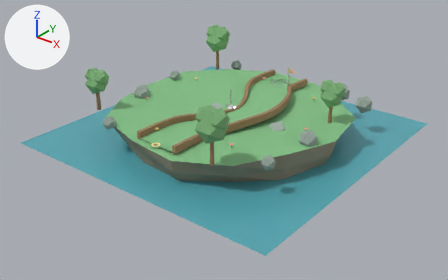
Before and after pictures for a commit that changed the glTF model ui/3d/minigolf/course-03.glb.
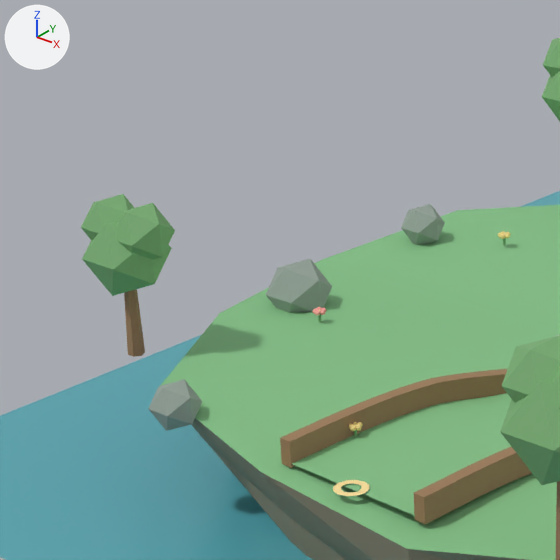
The first picture shows the older version from a 50 mm lens placed at (14.71, -18.84, 10.09), pointed at (0.25, -0.76, -1.12). The close-ups show the older and then the newer version on the part from 14% to 47% of the width and 6% to 58% of the height of that picture. Only the edits that show in the close-ups are written down. The axes (+X, +Y, +Z) are drawn at upper left. The lights are the same throughout.

The first close-up shows 'faceted-canopy.024', 'faceted-canopy.026', 'faceted-canopy.033', 'faceted-canopy.034', 'faceted-rock.016', 'faceted-rock.021', 'island-rock-plinth.002', 'island-turf-edge.002', 'rail-left', 'rail-right', 'surface-grass', 'water-plane.002' and 8 more.
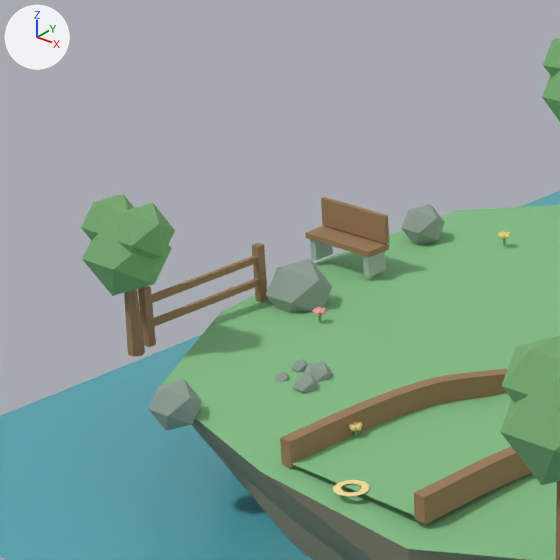
Where the change shows, as pixel boxes [x1, y1, x2, y2] in the close-ups (560 x 560 px):
'deco-bench-back.002', added (brown)
    after: [321, 197, 389, 244]
'deco-bench-seat.002', added (brown)
    after: [305, 226, 389, 257]
'deco-fence-rail.009', added (brown)
    after: [152, 256, 258, 303]
'deco-fence-rail.008', added (brown)
    after: [154, 279, 259, 327]
'deco-fence-post.008', added (brown)
    after: [138, 286, 156, 347]
'deco-fence-post.009', added (brown)
    after: [252, 243, 268, 302]
'deco-bench-leg.005', added
    after: [363, 251, 386, 277]
'deco-pebble.042', added
    after: [303, 361, 334, 382]
'deco-pebble.041', added
    after: [293, 373, 318, 393]
'deco-bench-leg.004', added
    after: [310, 240, 333, 260]
'deco-pebble.043', added
    after: [292, 359, 308, 372]
'deco-pebble.040', added
    after: [274, 371, 290, 382]

Diff of the bpy script that builds the scene:
```diff
--- a/ui/3d/minigolf/course-03.glb.py
+++ b/ui/3d/minigolf/course-03.glb.py
@@ ob_deco_pebble_043 @@
+ob_deco_pebble_043 = bpy.data.objects.new('deco-pebble.043', me_deco_pebble_mesh_043)  # an icosphere of 20 faces spanning x -2.533..-2.363, y -2.802..-2.631, z -0.055..0.115; in mat_minigolf_rock_garden (grey #97a69b)
+ob_deco_pebble_043.location = (0.0, 0.0, 0.0)
@@ ob_deco_pebble_042 @@
+ob_deco_pebble_042 = bpy.data.objects.new('deco-pebble.042', me_deco_pebble_mesh_042)  # an icosphere of 20 faces spanning x -2.329..-2.023, y -2.882..-2.575, z -0.153..0.153; in mat_minigolf_rock_garden (grey #97a69b)
+ob_deco_pebble_042.location = (0.0, 0.0, 0.0)
@@ ob_deco_pebble_041 @@
+ob_deco_pebble_041 = bpy.data.objects.new('deco-pebble.041', me_deco_pebble_mesh_041)  # an icosphere of 20 faces spanning x -2.176..-1.938, y -3.147..-2.909, z -0.089..0.149; in mat_minigolf_rock_garden (grey #97a69b)
+ob_deco_pebble_041.location = (0.0, 0.0, 0.0)
@@ ob_deco_pebble_040 @@
+ob_deco_pebble_040 = bpy.data.objects.new('deco-pebble.040', me_deco_pebble_mesh_040)  # an icosphere of 20 faces spanning x -2.498..-2.328, y -3.111..-2.941, z -0.085..0.085; in mat_minigolf_rock_garden (grey #97a69b)
+ob_deco_pebble_040.location = (0.0, 0.0, 0.0)
@@ ob_deco_fence_rail_009 @@
+ob_deco_fence_rail_009 = bpy.data.objects.new('deco-fence-rail.009', me_deco_fence_rail_mesh_009)  # a box spanning x -4.35..-4.29, y -3.2..-1.5, z 0.44..0.52; in mat_minigolf_wood_garden (brown #9e7c59)
+ob_deco_fence_rail_009.location = (0.0, 0.0, 0.0)
@@ ob_deco_fence_rail_008 @@
+ob_deco_fence_rail_008 = bpy.data.objects.new('deco-fence-rail.008', me_deco_fence_rail_mesh_008)  # a box spanning x -4.35..-4.29, y -3.2..-1.5, z 0.16..0.24; in mat_minigolf_wood_garden (brown #9e7c59)
+ob_deco_fence_rail_008.location = (0.0, 0.0, 0.0)
@@ ob_deco_fence_post_009 @@
+ob_deco_fence_post_009 = bpy.data.objects.new('deco-fence-post.009', me_deco_fence_post_mesh_009)  # a box spanning x -4.37..-4.27, y -1.55..-1.45, z -0.04..0.64; in mat_minigolf_wood_garden (brown #9e7c59)
+ob_deco_fence_post_009.location = (0.0, 0.0, 0.0)
@@ ob_deco_fence_post_008 @@
+ob_deco_fence_post_008 = bpy.data.objects.new('deco-fence-post.008', me_deco_fence_post_mesh_008)  # a box spanning x -4.37..-4.27, y -3.25..-3.15, z -0.04..0.64; in mat_minigolf_wood_garden (brown #9e7c59)
+ob_deco_fence_post_008.location = (0.0, 0.0, 0.0)
@@ ob_deco_bench_seat_002 @@
+ob_deco_bench_seat_002 = bpy.data.objects.new('deco-bench-seat.002', me_deco_bench_seat_mesh_002)  # a box spanning x -4.875..-3.825, y -0.22..0.12, z 0.225..0.295; in mat_minigolf_wood_garden (brown #9e7c59)
+ob_deco_bench_seat_002.location = (0.0, 0.0, 0.0)
@@ ob_deco_bench_leg_005 @@
+ob_deco_bench_leg_005 = bpy.data.objects.new('deco-bench-leg.005', me_deco_bench_leg_mesh_005)  # a box spanning x -3.955..-3.865, y -0.19..0.09, z -0.04..0.24; in mat_minigolf_stone_garden (grey #aab8b1)
+ob_deco_bench_leg_005.location = (0.0, 0.0, 0.0)
@@ ob_deco_bench_leg_004 @@
+ob_deco_bench_leg_004 = bpy.data.objects.new('deco-bench-leg.004', me_deco_bench_leg_mesh_004)  # a box spanning x -4.835..-4.745, y -0.19..0.09, z -0.04..0.24; in mat_minigolf_stone_garden (grey #aab8b1)
+ob_deco_bench_leg_004.location = (0.0, 0.0, 0.0)
@@ ob_deco_bench_back_002 @@
+ob_deco_bench_back_002 = bpy.data.objects.new('deco-bench-back.002', me_deco_bench_back_mesh_002)  # a box spanning x -4.875..-3.825, y 0.07..0.13, z 0.31..0.65; in mat_minigolf_wood_garden (brown #9e7c59)
+ob_deco_bench_back_002.location = (0.0, 0.0, 0.0)
```
